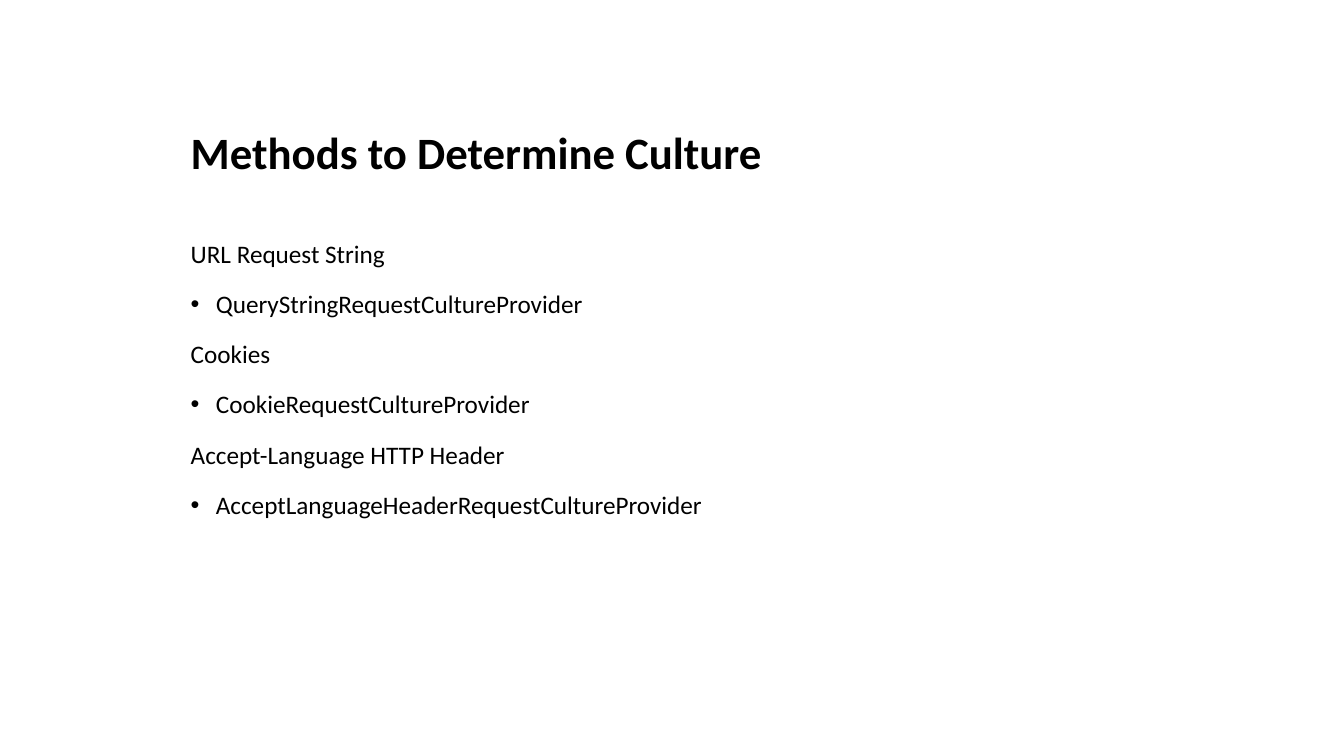
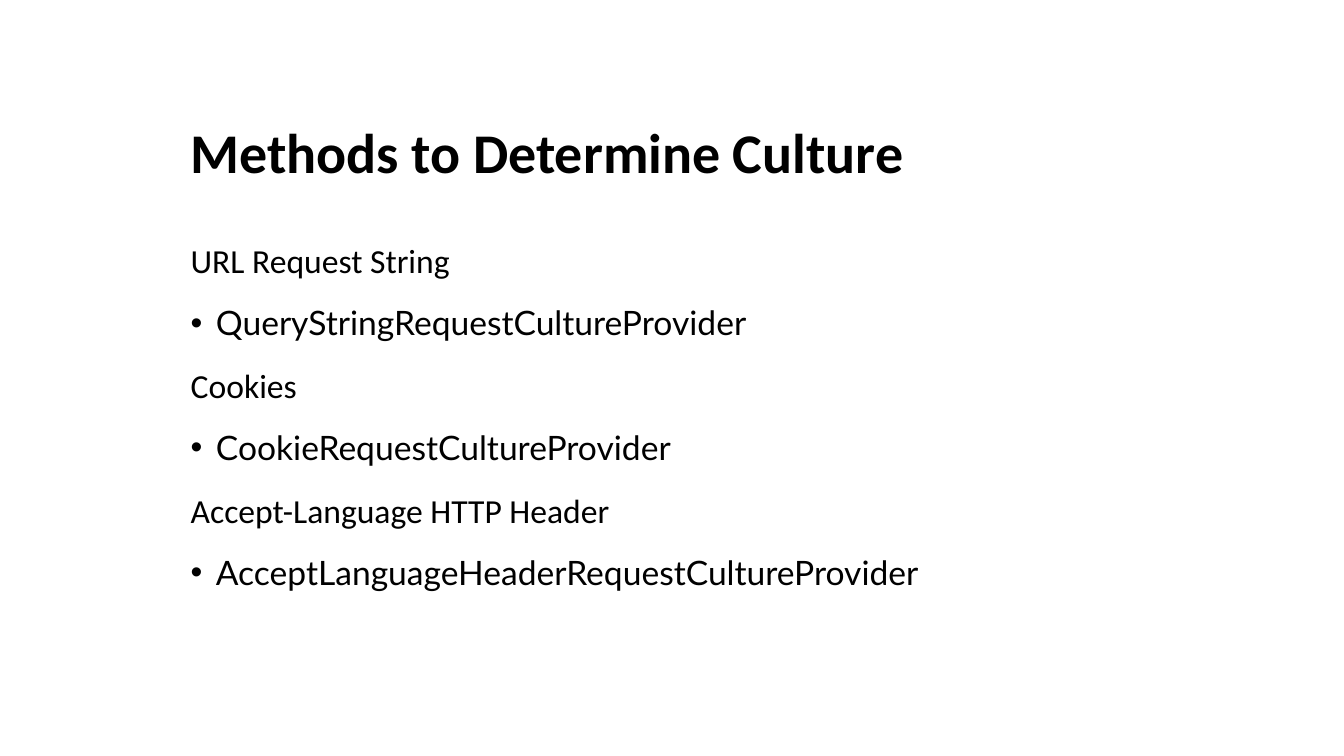
Before and after one commit to cwoodruff/ASPNETCore-I18n, a slide deck: slide 8 of Globalizing Your ASP.NET 8 Presence.pptx. Drawn at 1344x756 pixels with LibreOffice and Linux fonts; fonts in the diff are those of the drawing. Boxes give left, top, right and bottom in pixels: in the first picture for what was removed or moved away, otherwise in the second. Text is boxed around its words. In the diff, an @@ line names an element or a change of style, - is before the commit and + after.

```diff
--- a/Globalizing Your ASP.NET 8 Presence.pptx
+++ b/Globalizing Your ASP.NET 8 Presence.pptx
@@ title "Methods to Determine Culture" at box(191, 133, 903, 174): size 32 to 40 pt @@
@@ text "URL Request String" at box(191, 250, 919, 591): size 18 to 24 pt; font Calibri to Lato in "QueryStringRequestCultureProvider", "CookieRequestCultureProvider", "AcceptLanguageHeaderRequestCultureProvider" @@
```
Also in this commit, not shown: 23 other slides changed.
